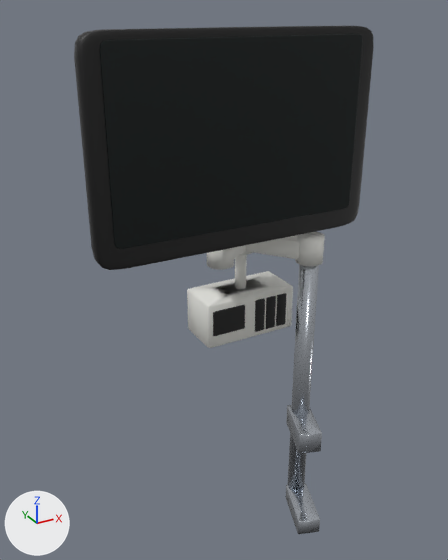
An edit to the glTF model assets/models/props/monitor.glb, drawn before and after from the same camera.
One viewpoint serves both versions: a camera (50 mm lens) standing at (-0.438, -0.74, 0.173) and looking at (0.0, 0.056, -0.225). The lights are fixed; the arrows at lower left show +X, +Y and +Z. The picture after the commit comes second. Vertices at exactly the same position are counted once.

Script lines for the objects in view, before the commit:
```python
me_arm = bpy.data.meshes.new('Arm')
me_arm.from_pydata(...)  # 252 vertices, 480 faces; spans x -0.022..0.154, y -0.011..0.128, z -0.202..-0.03
me_arm.materials.append(mat_plastic)  # light grey #e0e0db
me_housing = bpy.data.meshes.new('Housing')
me_housing.from_pydata(...)  # 772 vertices, 1536 faces; spans x -0.2..0.2, y 0.02..0.068, z -0.13..0.13
me_housing.materials.append(mat_plastic)  # light grey #e0e0db
me_modules = bpy.data.meshes.new('Modules')
me_modules.from_pydata(...)  # 200 vertices, 384 faces; spans x -0.0151..0.1278, y 0.0639..0.0679, z -0.34..-0.28
me_modules.materials.append(mat_black_plastic)  # black #161616
me_pole = bpy.data.meshes.new('Pole')
me_pole.from_pydata(...)  # 134 vertices, 256 faces; spans x 0.081..0.156, y -0.085..0.035, z -0.7..-0.18
me_pole.materials.append(mat_steel)  # light grey #c7ccd4
me_rack = bpy.data.meshes.new('Rack')
me_rack.from_pydata(...)  # 71 vertices, 136 faces; spans x -0.025..0.145, y 0.066..0.146, z -0.35..-0.2
me_rack.materials.append(mat_plastic)  # light grey #e0e0db
me_screen = bpy.data.meshes.new('Screen')
me_screen.from_pydata(...)  # 242 vertices, 480 faces; spans x -0.195..0.195, y -0.002..0.002, z -0.119..0.139
me_screen.materials.append(mat_screen)  # black #000d0d
ob_arm = bpy.data.objects.new('Arm', me_arm)
ob_arm.location = (0.0, 0.0, 0.0)
ob_housing = bpy.data.objects.new('Housing', me_housing)
ob_housing.location = (0.0, 0.0, 0.0)
ob_modules = bpy.data.objects.new('Modules', me_modules)
ob_modules.location = (0.0, 0.0, 0.0)
ob_pole = bpy.data.objects.new('Pole', me_pole)
ob_pole.location = (0.0, 0.0, 0.0)
ob_rack = bpy.data.objects.new('Rack', me_rack)
ob_rack.location = (0.0, 0.0, 0.0)
ob_screen = bpy.data.objects.new('Screen', me_screen)
ob_screen.location = (0.0, 0.0, 0.0)
# also in view: 'Bezel' at (0.0, 0.013, 0.0)
```
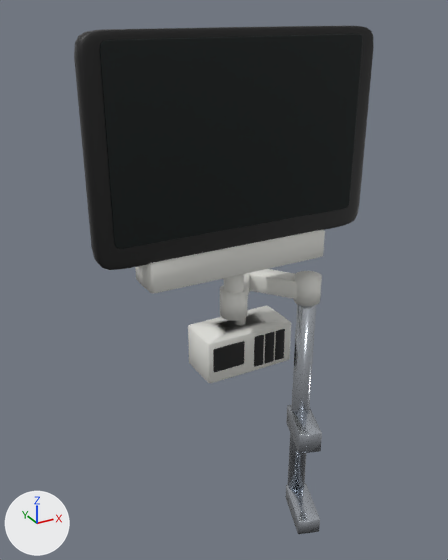
What changed in the scene script:
```text
Change me_housing:
    used by ob_housing; location = (0.0, 0.0, 0.0)
    remove me_housing.from_pydata(...)  # 772 vertices, 1536 faces; spans x -0.2..0.2, y 0.02..0.068, z -0.13..0.13
    add me_housing.from_pydata(...)  # 772 vertices, 1536 faces; spans x -0.2..0.2, y -0.005..0.055, z -0.192..0.13
    me_housing part 1: the loose piece of 50 vertices spanning x -0.05..0.05, y 0.048..0.068, z -0.07..0.03 is scaled about its middle by (3, 3, 0.45), then moved by (0.0, -0.033, -0.15)
Change me_pole:
    used by ob_pole; location = (0.0, 0.0, 0.0)
    remove me_pole.from_pydata(...)  # 134 vertices, 256 faces; spans x 0.081..0.156, y -0.085..0.035, z -0.7..-0.18
    add me_pole.from_pydata(...)  # 134 vertices, 256 faces; spans x 0.081..0.156, y -0.085..0.035, z -0.7..-0.25
    me_pole part 2: all 17 vertices in x 0.116..0.148, y -0.005..0.027, z -0.18 are moved by (0.0, 0.0, -0.07)
Change me_arm:
    used by ob_arm; location = (0.0, 0.0, 0.0)
    remove me_arm.from_pydata(...)  # 252 vertices, 480 faces; spans x -0.022..0.154, y -0.011..0.128, z -0.202..-0.03
    add me_arm.from_pydata(...)  # 260 vertices, 496 faces; spans x -0.022..0.154, y -0.011..0.128, z -0.272..-0.19
    me_arm part 3: the loose piece of 50 vertices spanning x 0.046..0.145, y 0.001..0.116, z -0.195..-0.165 is moved by (0.0, 0.0, -0.07)
    me_arm part 4: the loose piece of 50 vertices spanning x -0.009..0.069, y 0.054..0.12, z -0.195..-0.165 is multiplied about its middle by the matrix ((1.144, -0.227, 0.0), (0.647, 1.114, 0.0), (0.0, 0.0, 1.0)), then moved by (0.0, -0.022, -0.07)
    me_arm part 5: the loose piece of 42 vertices spanning x 0.11..0.154, y -0.011..0.033, z -0.202..-0.158 is moved by (0.0, 0.0, -0.07)
    me_arm part 6: the loose piece of 42 vertices spanning x -0.022..0.022, y 0.046..0.09, z -0.202..-0.158 is moved by (0.0, -0.043, -0.07)
    me_arm part 7: a new loose piece, a 16-sided cylinder along z spanning x -0.016..0.016, y 0.009..0.041, z -0.25..-0.19, in mat_plastic (light grey #e0e0db)
    other edits to the shape of me_arm do not show in these pictures
Change me_rack:
    used by ob_rack; location = (0.0, 0.0, 0.0)
    remove me_rack.from_pydata(...)  # 71 vertices, 136 faces; spans x -0.025..0.145, y 0.066..0.146, z -0.35..-0.2
    add me_rack.from_pydata(...)  # 71 vertices, 136 faces; spans x -0.025..0.145, y 0.066..0.146, z -0.42..-0.27
    me_rack part 8: the whole mesh is moved by (0.0, 0.0, -0.07)
Change me_modules:
    used by ob_modules; location = (0.0, 0.0, 0.0)
    remove me_modules.from_pydata(...)  # 200 vertices, 384 faces; spans x -0.0151..0.1278, y 0.0639..0.0679, z -0.34..-0.28
    add me_modules.from_pydata(...)  # 200 vertices, 384 faces; spans x -0.0151..0.1278, y 0.0639..0.0679, z -0.41..-0.35
    me_modules part 9: the whole mesh is moved by (0.0, 0.0, -0.07)
```

Boxes (x1, y1, x2, y2) around the edits, measured in the pictures (448 x 560 px; the box of a moved part takes in the faces that stretch with it):
'Rack', moved
    before: (187, 255, 293, 348)
    after: (188, 306, 291, 383)
'Housing', reshaped (not visible before)
    after: (135, 230, 325, 293)
'Arm', reshaped
    before: (207, 232, 325, 270)
    after: (220, 269, 322, 320)
'Modules', moved
    before: (213, 293, 287, 336)
    after: (213, 329, 285, 372)
part 2 of me_pole, moved or reshaped
    before: (291, 264, 319, 459)
    after: (291, 304, 316, 459)
part 3 of me_arm, moved or reshaped
    before: (246, 235, 299, 259)
    after: (248, 269, 297, 299)
part 4 of me_arm, moved or reshaped (mostly hidden)
    before: (234, 245, 246, 259)
    after: (244, 273, 250, 295)
part 5 of me_arm, moved or reshaped
    before: (295, 232, 325, 266)
    after: (294, 271, 322, 306)
part 6 of me_arm, moved or reshaped
    before: (207, 248, 234, 270)
    after: (220, 285, 248, 320)
part 7 of me_arm, added
    after: (224, 274, 244, 293)
